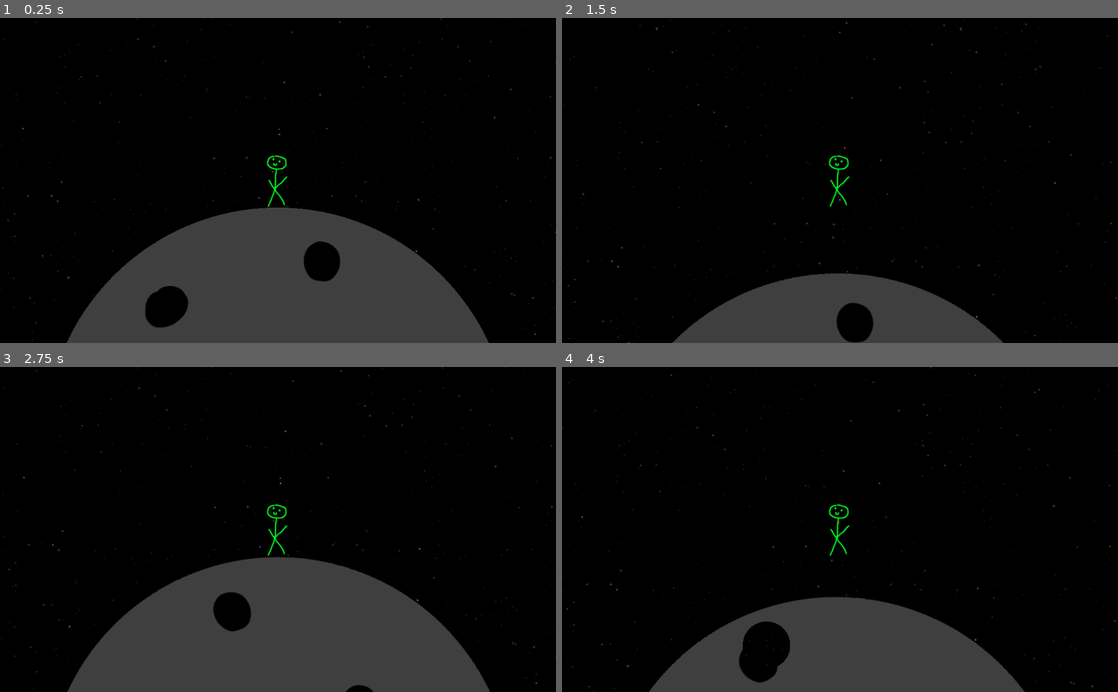
Above: before the commit, frames 1-4 (two rows, left to right).
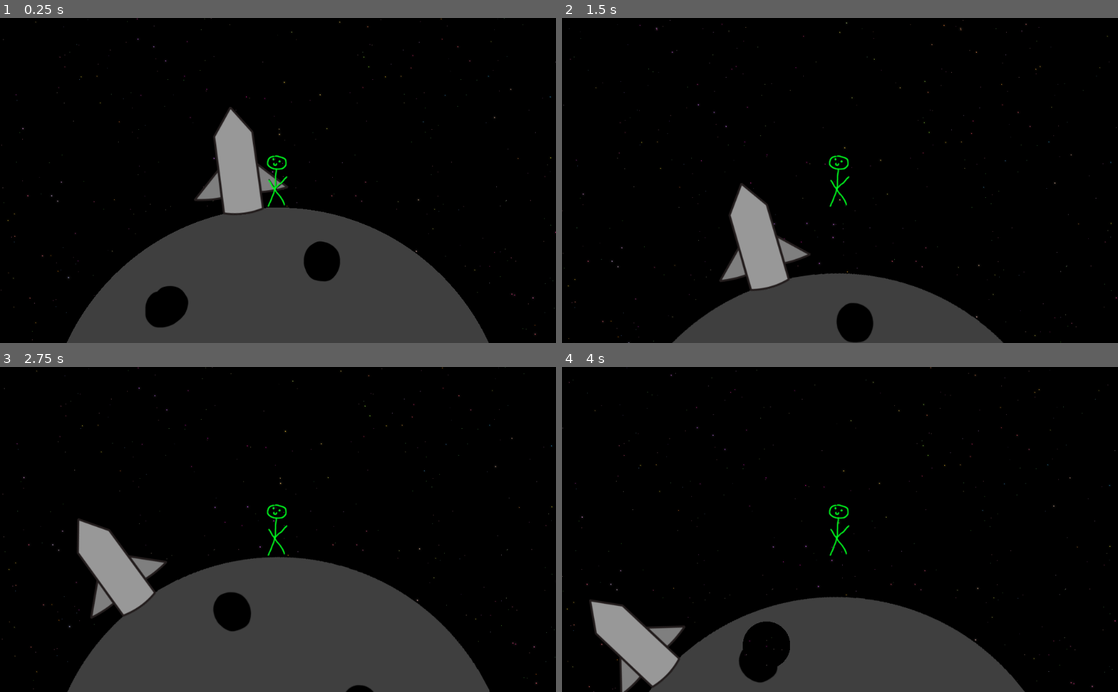
Above: after the commit, the same moments.

Repository: mariothedog/Holes-Theme
Game: Godot game, scene res://Asteroids/Asteroid Scene.tscn
Two runs of this game, one before a commit and one after it. Both use one fixed random seed, a clock stepped at 60 frames per second and the inputs below. This scene is started directly instead of the project's main scene.
Inputs (mouse positions are in pixels of both pictures, inside the frame that each line leads up to):
- Up to frame 1 (0.25 s): no input
- Up to frame 2 (1.5 s): tap Enter at 0.5 s; move the mouse to (962, 164) at 0.52 s; hold D (turn_right) from 0.53 s (still down); click (962, 164) at 0.67 s; tap W (thrust) at 0.77 s; move the mouse to (728, 196) at 1.27 s
- Up to frame 3 (2.75 s): tap W (thrust) at 1.52 s; move the mouse to (333, 458) at 2.02 s; release D (turn_right) at 2.03 s; hold A (turn_left) from 2.03 s (still down)
- Up to frame 4 (4 s): move the mouse to (812, 594) at 2.77 s; release A (turn_left) at 2.78 s; hold D (turn_right) from 2.78 s (still down); click (812, 594) at 2.92 s; tap W (thrust) at 3.02, 3.77 s; move the mouse to (1006, 578) at 3.52 s

The runs differ from the first frame. In frame 1, 2.5% of the frame differs, in the area x 34-52%, y 27-61%; in frame 2, 2.6%, in the area x 28-45%, y 50-84%; in frame 3, 2.6%; in frame 4, 2.6%.

Commit message:
Rocket shows up on asteroid

Diff:
--- a/Asteroids/Asteroid Object.tscn
+++ b/Asteroids/Asteroid Object.tscn
@@ -1,7 +1,8 @@
-[gd_scene load_steps=6 format=2]
+[gd_scene load_steps=7 format=2]
 
 [ext_resource path="res://Asteroids/Asteroid.png" type="Texture" id=1]
 [ext_resource path="res://Asteroids/Asteroid Object.gd" type="Script" id=2]
+[ext_resource path="res://Rocket/Rocket.png" type="Texture" id=3]
 
 [sub_resource type="Shader" id=1]
 code = "shader_type canvas_item;
@@ -43,4 +44,9 @@
 
 [node name="CollisionShape2D2" type="CollisionShape2D" parent="Click Detection"]
 shape = SubResource( 3 )
+
+[node name="Rocket" type="Sprite" parent="."]
+position = Vector2( -75, -516 )
+rotation = -0.127709
+texture = ExtResource( 3 )
 [connection signal="input_event" from="Click Detection" to="." method="_on_Click_Detection_input_event"]
